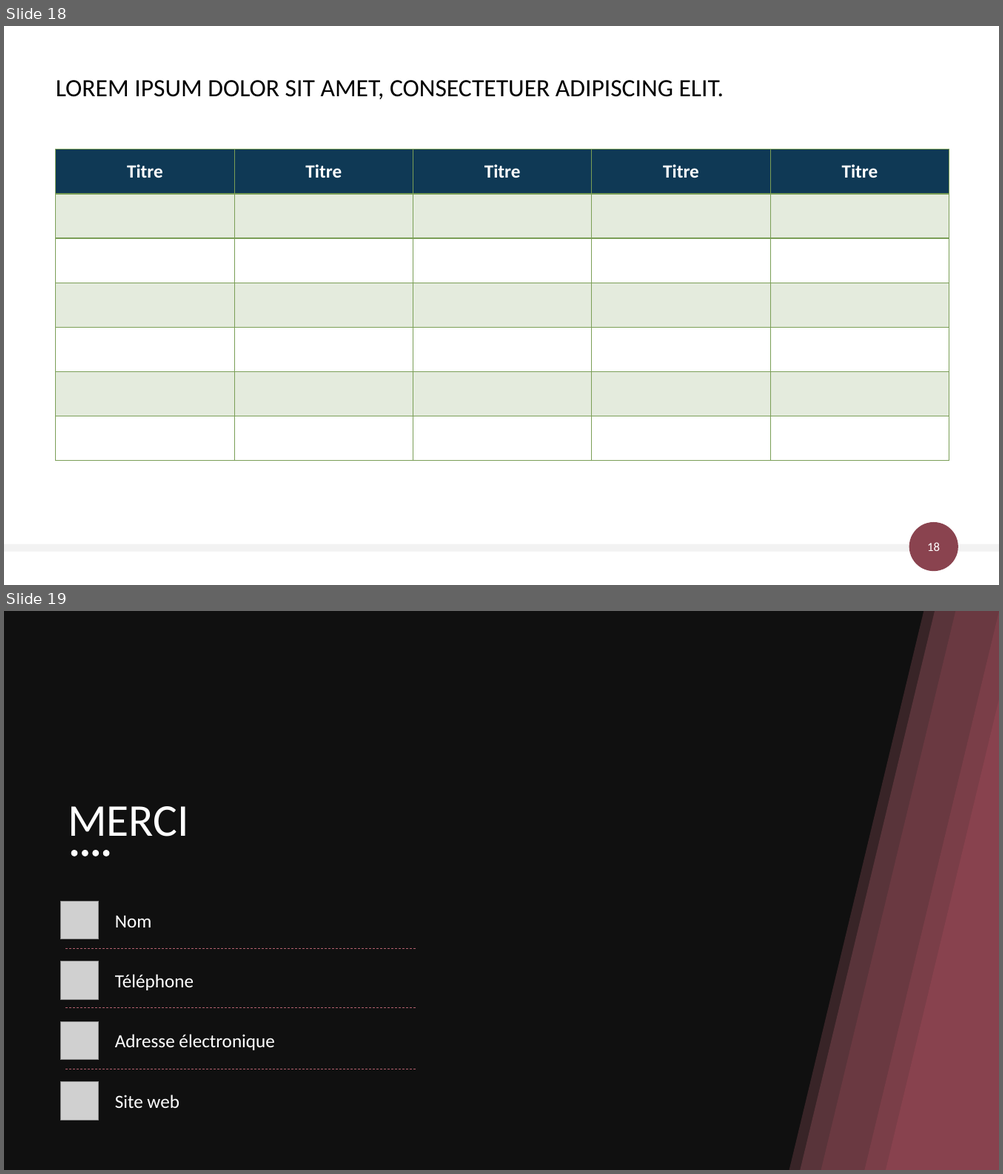
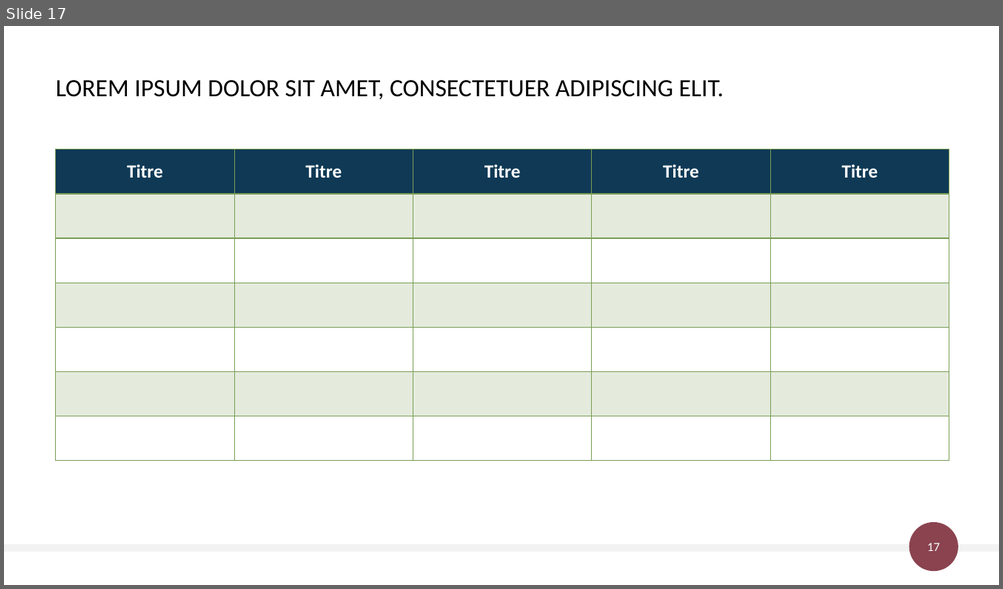
Before and after one commit to FortinoDiVinci/Thesis_report, a slide deck: Communication/FeDeV 2019/fedev_2019.pptx. Shown one above the other, each under a label of ours: slides 18 and 19 before the commit, slide 17 after it. The pictures are 1003x1174 and 1003x589 pixels, drawn with LibreOffice and Linux fonts; fonts in the diff are those of the drawing; grey boxes stand for pictures; background and template pictures are left out; a plain dark background stands for a picture behind light text. Boxes give left, top, right and bottom in pixels: in the first picture for what was removed or moved away, otherwise in the second. Text is boxed around its words. In the diff, an @@ line names an element or a change of style, - is before the commit and + after.

```diff
--- a/Communication/FeDeV 2019/fedev_2019.pptx
+++ b/Communication/FeDeV 2019/fedev_2019.pptx
@@ slide 19 removed at <box>4,611,999,1170</box>, background picture (left out) @@
@@ rectangle removed at <box>4,611,999,1170</box> @@
@@ group removed at <box>789,611,999,1170</box>: 5 freeform shapes @@
@@ title removed at <box>68,806,189,837</box> @@
-MERCI
@@ group removed at <box>71,850,110,857</box>: 4 ellipses @@
@@ picture removed at <box>61,901,99,940</box> @@
@@ text removed at <box>115,915,152,928</box> @@
-Nom
@@ picture removed at <box>61,962,99,999</box> @@
@@ line removed from (66, 949) to (417, 949) @@
@@ text removed at <box>115,974,193,991</box> @@
-Téléphone
@@ line removed from (66, 1008) to (417, 1008) @@
@@ picture removed at <box>61,1022,99,1060</box> @@
@@ text removed at <box>115,1034,274,1051</box> @@
-Adresse électronique
@@ line removed from (66, 1069) to (417, 1069) @@
@@ picture removed at <box>61,1082,99,1120</box> @@
@@ text removed at <box>115,1095,179,1108</box> @@
-Site web
@@ what was slide 18 is now slide 17 @@
@@ page number at <box>927,543,939,551</box>: text changed @@
-18
+17
```
Also in this commit, not shown: 7 slides changed, 9 slides added, 9 other slides removed, 1 other file.
